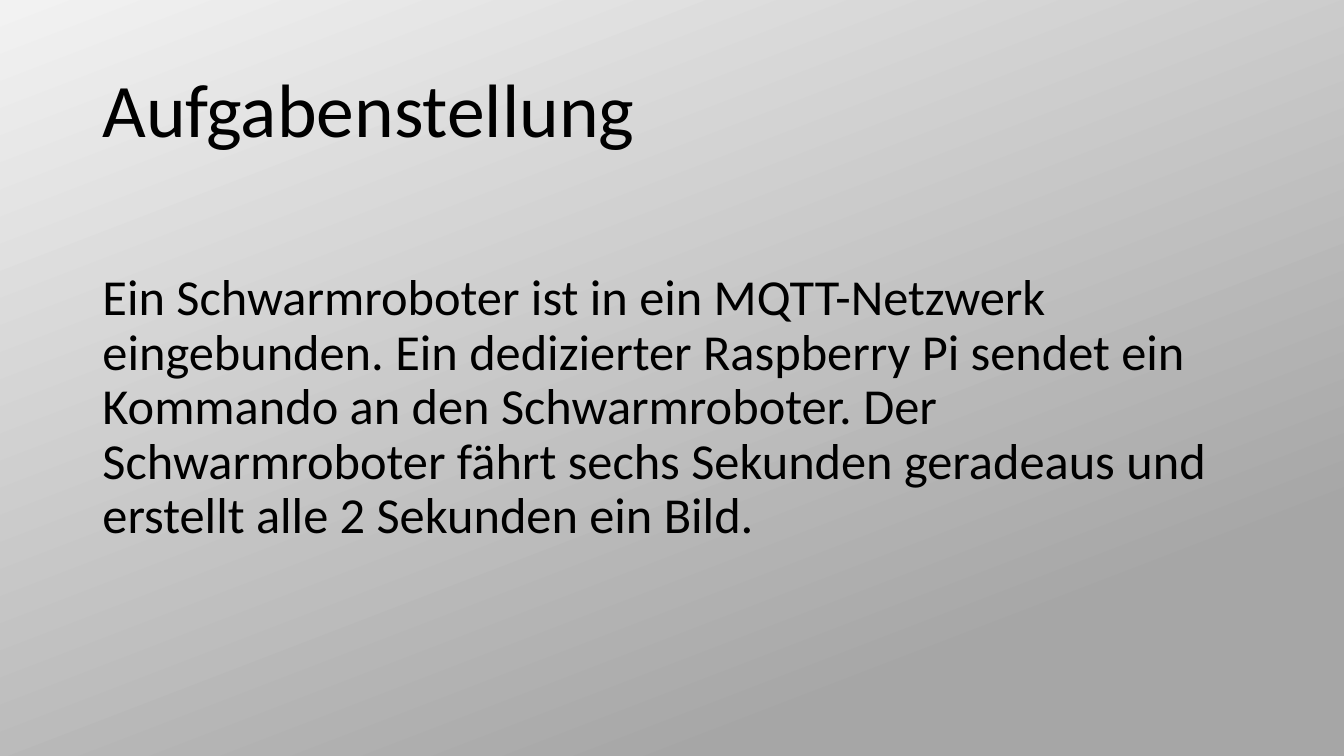
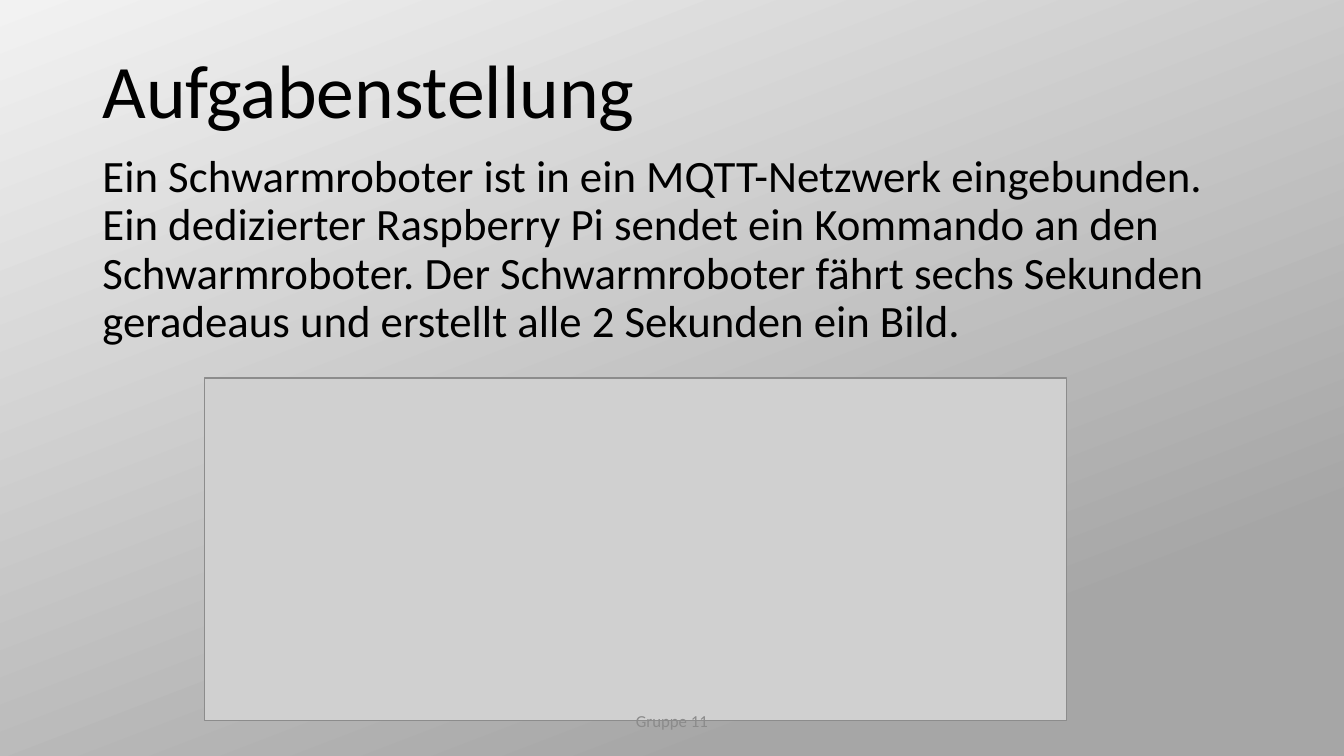
Before and after one commit to GretaThunbergUltras/Aufgabe-11, a slide deck: slide 3 of PräsentationNr1.pptx. Drawn at 1344x756 pixels with LibreOffice and Linux fonts; fonts in the diff are those of the drawing; grey boxes stand for pictures. Boxes give left, top, right and bottom in pixels: in the first picture for what was removed or moved away, otherwise in the second. Text is boxed around its words. In the diff, an @@ line names an element or a change of style, - is before the commit and + after.

```diff
--- a/PräsentationNr1.pptx
+++ b/PräsentationNr1.pptx
@@ title "Aufgabenstellung": place and size @@
-title "Aufgabenstellung" at bbox=[102, 84, 634, 150]
+title "Aufgabenstellung" at bbox=[102, 65, 634, 131]
@@ text "Ein Schwarmroboter ist in ein ...": place and size @@
-text "Ein Schwarmroboter ist in ein ..." at bbox=[102, 280, 1205, 534]
+text "Ein Schwarmroboter ist in ein ..." at bbox=[102, 161, 1203, 345]
@@ text "Ein Schwarmroboter ist in ein ..." at bbox=[102, 161, 1203, 345]: size 36 to 32 pt @@
@@ picture added at bbox=[205, 378, 1067, 721] @@
@@ text added at bbox=[636, 712, 708, 732], 12 pt, text #8C8C8C @@
+Gruppe 11
```
Also in this commit, not shown: 4 other slides changed, 1 slide added, 1 slide removed, 1 other file.
